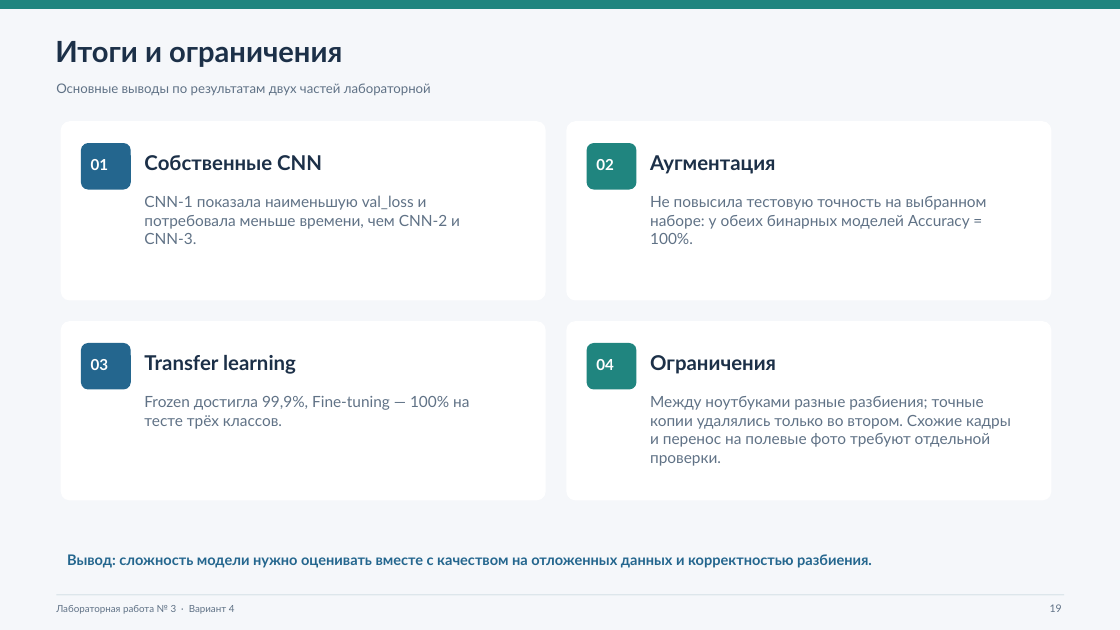
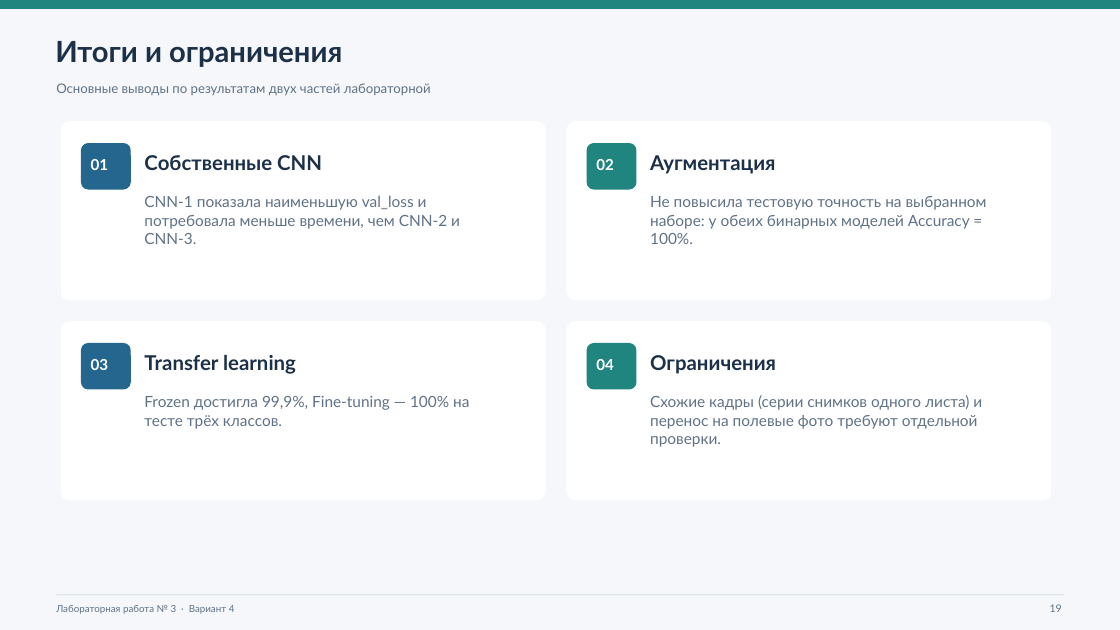
Before and after one commit to Travkova/NN_Labs, a slide deck: slide 19 of лаб3/Лабораторная_3_вариант_4_презентация.pptx. Drawn at 1120x630 pixels with LibreOffice and Linux fonts; fonts in the diff are those of the drawing. Boxes give left, top, right and bottom in pixels: in the first picture for what was removed or moved away, otherwise in the second. Text is boxed around its words. In the diff, an @@ line names an element or a change of style, - is before the commit and + after.

```diff
--- a/лаб3/Лабораторная_3_вариант_4_презентация.pptx
+++ b/лаб3/Лабораторная_3_вариант_4_презентация.pptx
@@ text at [650,395,982,447]: text changed @@
-Между ноутбуками разные разбиения; точные копии удалялись только во втором. Схожие кадры и перенос на полевые фото требуют отдельной проверки.
+Схожие кадры (серии снимков одного листа) и перенос на полевые фото требуют отдельной проверки.
@@ text removed at [67,554,872,568] @@
-Вывод: сложность модели нужно оценивать вместе с качеством на отложенных данных и корректностью разбиения.
```
Also in this commit, not shown: 8 other slides changed.
